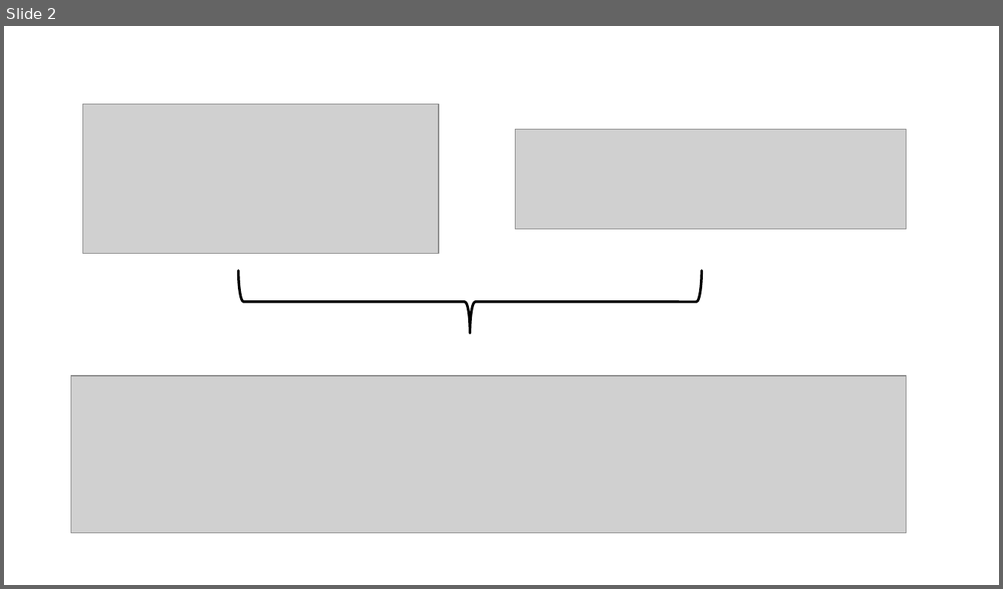
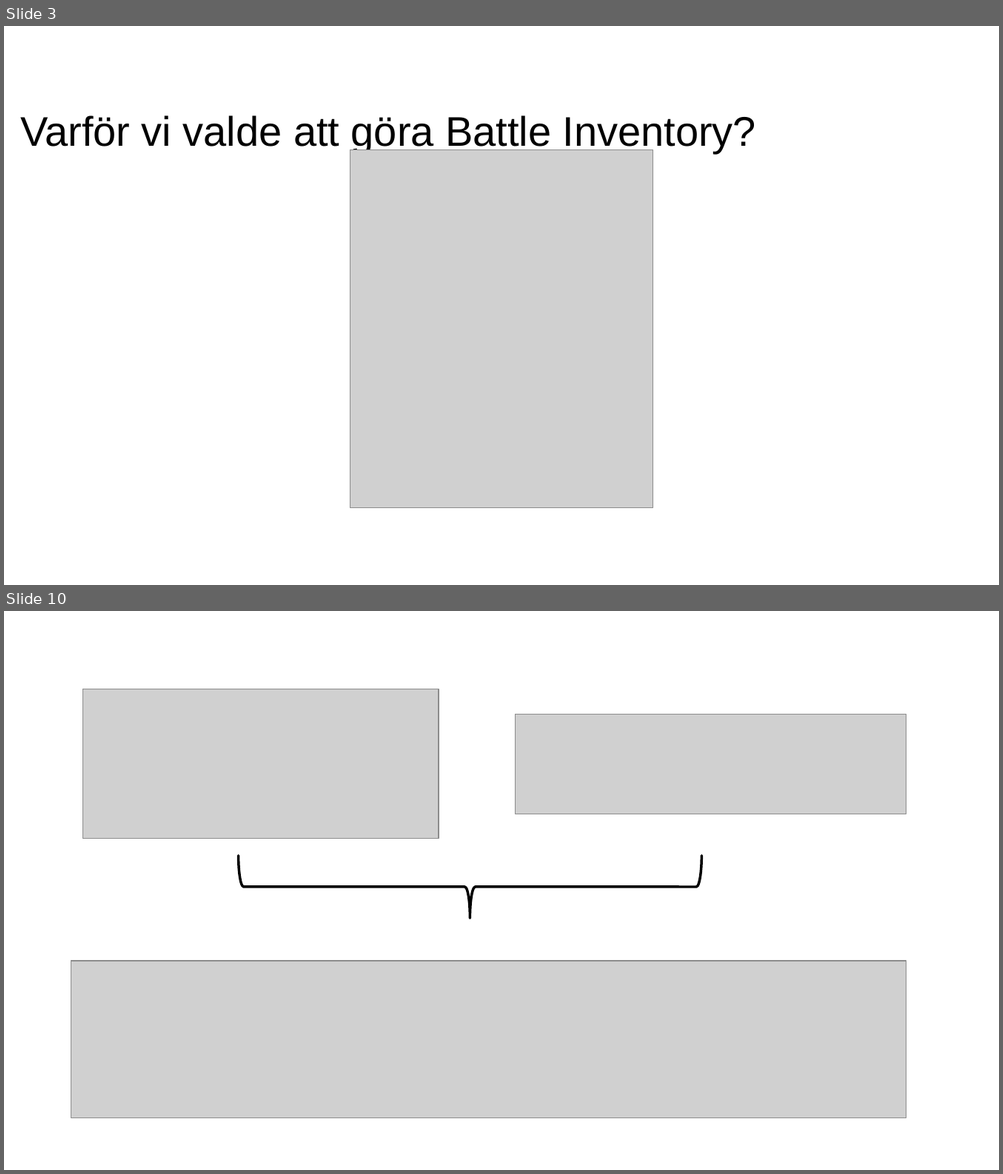
Before and after one commit to kdb11/BattleInventory, a slide deck: Presentation.pptx. Shown one above the other, each under a label of ours: slide 2 before the commit, slides 3 and 10 after it; the slides between them are not shown. The pictures are 1003x589 and 1003x1174 pixels, drawn with LibreOffice and Linux fonts; fonts in the diff are those of the drawing; grey boxes stand for pictures; background and template pictures are left out. Boxes give left, top, right and bottom in pixels: in the first picture for what was removed or moved away, otherwise in the second. Text is boxed around its words. In the diff, an @@ line names an element or a change of style, - is before the commit and + after.

```diff
--- a/Presentation.pptx
+++ b/Presentation.pptx
@@ slide 3 added at (x1=4, y1=26, x2=999, y2=585), background picture (left out) @@
@@ title added at (x1=20, y1=116, x2=756, y2=153), 40 pt, text #000000 @@
+Varför vi valde att göra Battle Inventory?
@@ picture added at (x1=350, y1=150, x2=653, y2=508) @@
@@ what was slide 2 is now slide 10 @@
```
Also in this commit, not shown: 8 other slides added, 1 slide removed, 1 other file.
